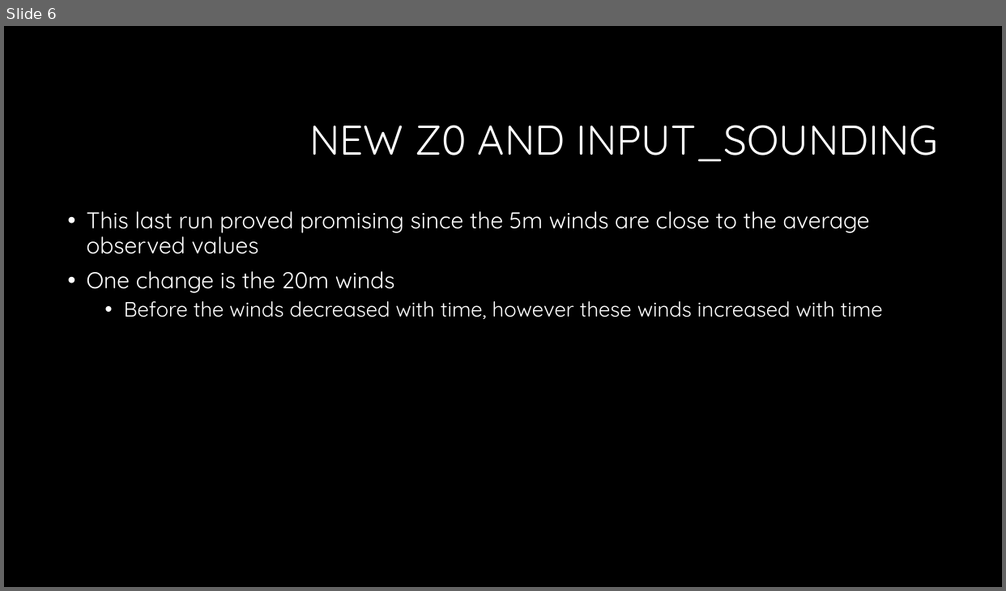
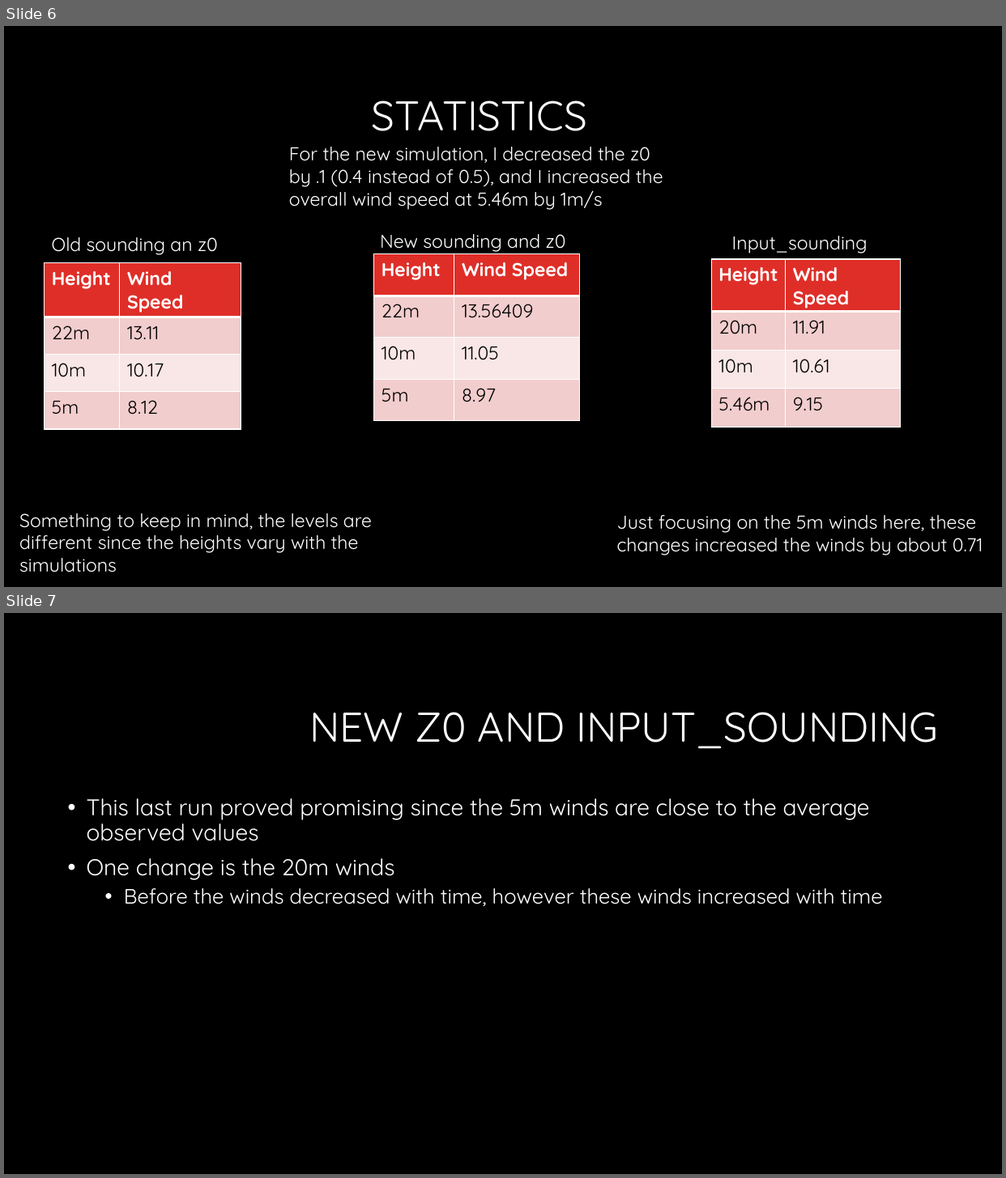
Before and after one commit to Jeremy-Benik/Meeting_Notes, a slide deck: 09022022_Presentation.pptx. Shown one above the other, each under a label of ours: slide 6 before the commit, slides 6 and 7 after it. The pictures are 1006x591 and 1006x1178 pixels, drawn with LibreOffice and Linux fonts; fonts in the diff are those of the drawing; background and template pictures are left out. Boxes give left, top, right and bottom in pixels: in the first picture for what was removed or moved away, otherwise in the second. Text is boxed around its words. In the diff, an @@ line names an element or a change of style, - is before the commit and + after.

```diff
--- a/09022022_Presentation.pptx
+++ b/09022022_Presentation.pptx
@@ slide 6 added at (x1=4, y1=26, x2=1002, y2=587), background #000000 @@
@@ title added at (x1=371, y1=101, x2=587, y2=131), 40 pt, text #FFFFFF @@
+STATISTICS
@@ text added at (x1=289, y1=147, x2=663, y2=210), 18 pt, text #FFFFFF @@
+For the new simulation, I decreased the z0 by .1 (0.4 instead of 0.5), and I increased the overall wind speed at 5.46m by 1m/s
@@ text added at (x1=52, y1=237, x2=218, y2=255), 18 pt, text #FFFFFF @@
+Old sounding an z0
@@ text added at (x1=380, y1=234, x2=566, y2=252), 18 pt, text #FFFFFF @@
+New sounding and z0
@@ text added at (x1=732, y1=236, x2=867, y2=254), 18 pt, text #FFFFFF @@
+Input_sounding
@@ table added at (x1=44, y1=263, x2=241, y2=427), 4 rows, 2 columns @@
+Height | Wind Speed
+22m | 13.11
+10m | 10.17
+5m | 8.12
@@ table added at (x1=374, y1=254, x2=580, y2=421), 4 rows, 2 columns @@
+Height | Wind Speed
+22m | 13.56409
+10m | 11.05
+5m | 8.97
@@ table added at (x1=711, y1=259, x2=900, y2=428), 4 rows, 2 columns @@
+Height | Wind Speed
+20m | 11.91
+10m | 10.61
+5.46m | 9.15
@@ text added at (x1=19, y1=514, x2=372, y2=573), 18 pt, text #FFFFFF @@
+Something to keep in mind, the levels are different since the heights vary with the simulations
@@ text added at (x1=617, y1=515, x2=983, y2=556), 18 pt, text #FFFFFF @@
+Just focusing on the 5m winds here, these changes increased the winds by about 0.71
@@ what was slide 6 is now slide 7 @@
```
Also in this commit, not shown: 2 slides changed.
